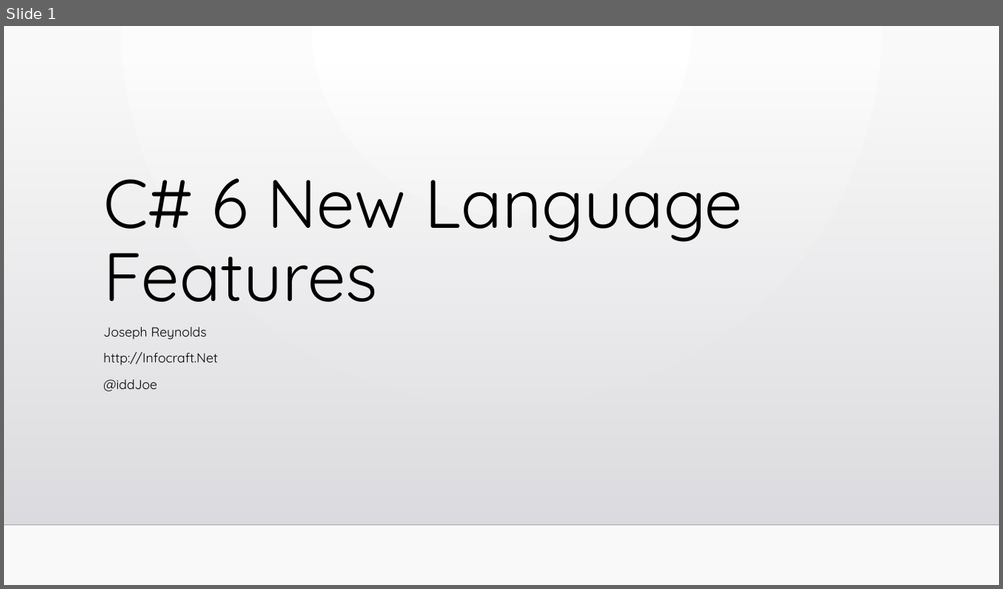
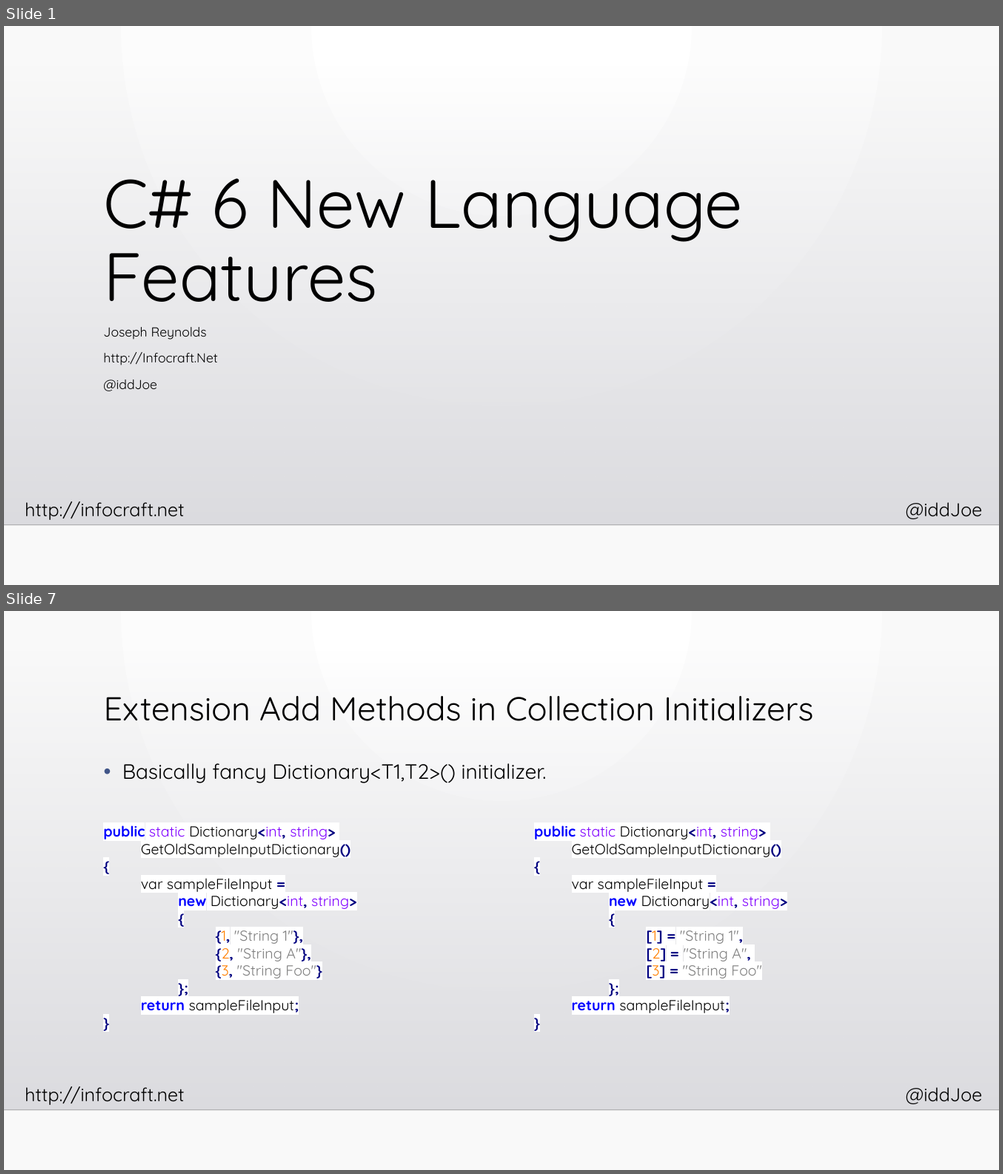
Before and after one commit to InfoCraftDotNet/CSharp-6-New-Language-Features, a slide deck: Slides/CSharp-6-New-Language-Features.pptx. Shown one above the other, each under a label of ours: slide 1 before the commit, slides 1 and 7 after it; the slides between them are not shown. The pictures are 1003x589 and 1003x1174 pixels, drawn with LibreOffice and Linux fonts; fonts in the diff are those of the drawing; background and template pictures are left out. Boxes give left, top, right and bottom in pixels: in the first picture for what was removed or moved away, otherwise in the second. Text is boxed around its words. In the diff, an @@ line names an element or a change of style, - is before the commit and + after.

```diff
--- a/Slides/CSharp-6-New-Language-Features.pptx
+++ b/Slides/CSharp-6-New-Language-Features.pptx
@@ slide 7 added at bbox=[4, 611, 999, 1170], background gradient #FFFFFF to #FAFAFA; not listed: 4 template elements that a slide beside it also shows @@
@@ title added at bbox=[104, 696, 814, 721], 32 pt, text #000000 @@
+Extension Add Methods in Collection Initializers
@@ text added at bbox=[122, 763, 546, 783], 20 pt, text #000000 @@
+• Basically fancy Dictionary<T1,T2>() initializer.
@@ text added at bbox=[103, 826, 356, 1014], 14 pt, text #000000 @@
+public static Dictionary<int, string>
+GetOldSampleInputDictionary()
+{
+var sampleFileInput =
+new Dictionary<int, string>
+{
+{1, "String 1"},
+{2, "String A"},
+{3, "String Foo"}
+};
+return sampleFileInput;
+}
@@ text added at bbox=[534, 826, 787, 1014], 14 pt, text #000000 @@
+public static Dictionary<int, string>
+GetOldSampleInputDictionary()
+{
+var sampleFileInput =
+new Dictionary<int, string>
+{
+[1] = "String 1",
+[2] = "String A",
+[3] = "String Foo"
+};
+return sampleFileInput;
+}
@@ slide 1 changed as well @@
@@ text added at bbox=[25, 502, 185, 520], 18 pt, text #000000 @@
+http://infocraft.net
@@ text added at bbox=[905, 503, 982, 520], 18 pt, text #000000 @@
+@iddJoe
```
Also in this commit, not shown: 20 other slides added, 17 other files.
